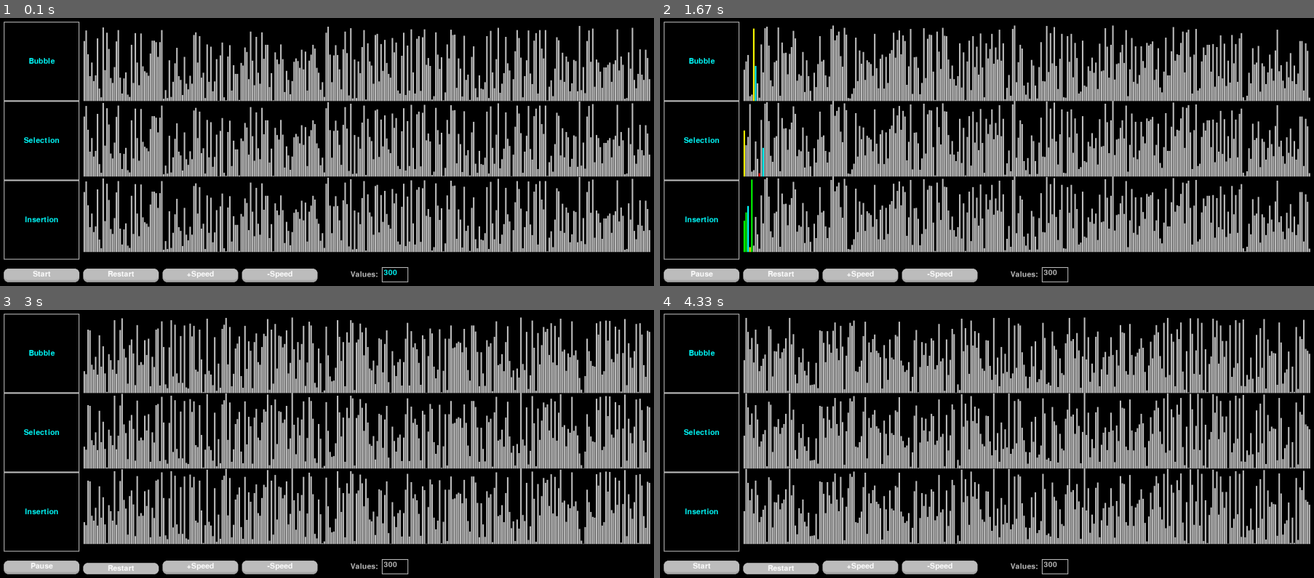
Above: before the commit, frames 1-4 (two rows, left to right).
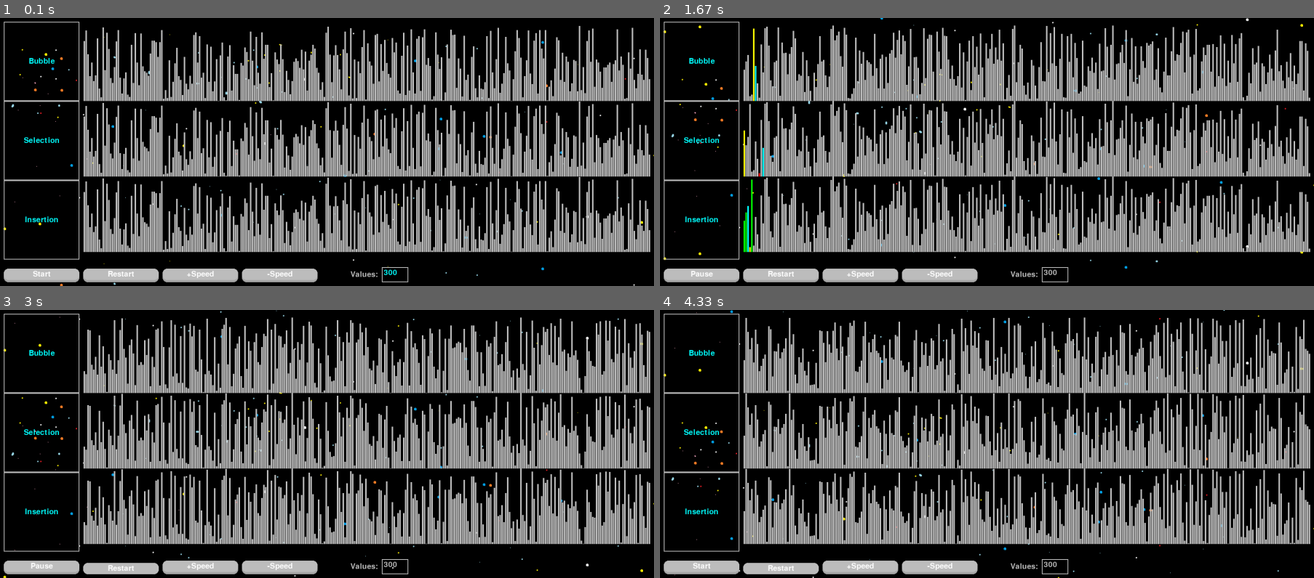
Above: after the commit, the same moments.

Repository: Moontok/Pygame_Practice
Game: pygame game, started from Visual_Sorting/sorting_main.py
Same seed, same stepped clock (60 frames per second), same inputs: the game is played once before the commit and once after it.
Inputs:
- Up to frame 1 (0.1 s): no input
- Up to frame 2 (1.67 s): click "Start" at 0.38 s; click "Restart" at 0.72 s; click "Restart" at 1.05 s; click "Start" at 1.38 s
- Up to frame 3 (3 s): click "+Speed" at 1.72 s; click "-Speed" at 2.05 s; click "Restart" at 2.93 s
- Up to frame 4 (4.33 s): click "Restart" at 3.27 s; click "Start" at 3.6 s; click "Restart" at 3.93 s; click "Restart" at 4.27 s

The runs differ from the first frame. In frame 1, 0.3% of the frame differs, in the area x 0-100%, y 5-100%; in frame 2, 0.3%; in frame 3, 0.3%, in the area x 0-100%, y 0-100%; in frame 4, 0.3%.

Commit message:
Fixing background calculator.

Diff:
--- a/Calculators/background_scroller.py
+++ /dev/null
@@ -1,49 +0,0 @@
-import pygame as pg
-import math
-
-
-class Background:
-    """Class that creates a seamless background scrolling effect."""
-
-    def __init__(self, image, dir_x, dir_y, settings):
-        self.settings = settings
-        self.dir_x = dir_x
-        self.dir_y = dir_y
-        self.background = pg.image.load(image)
-        self.tile_rect = self.background.get_rect()
-        self.bg_tiles = []
-        self.generate_background_tiles()
-
-    def draw(self, screen):
-        """ Draw the background to the screen. """
-
-        for tile in self.bg_tiles:
-            if self.dir_x > 0 and tile[0] > self.settings.screen_width:
-                tile[0] = -self.tile_rect.width
-            elif self.dir_x < 0 and tile[0] < -self.tile_rect.width:
-                tile[0] = self.settings.screen_width
-            else:
-                tile[0] += self.dir_x
-
-            if self.dir_y > 0 and tile[1] > self.settings.screen_height:
-                tile[1] = -self.tile_rect.height
-            elif self.dir_y < 0 and tile[1] < -self.tile_rect.height:
-                tile[1] = self.settings.screen_height
-            else:
-                tile[1] += self.dir_y
-
-            screen.blit(self.background, tile)
-
-    def generate_background_tiles(self):
-        """Generate background tiles to cover entire screen area."""
-
-        self.bg_tiles.clear()
-        self.number_of_tiles_y = math.ceil(self.settings.screen_height / self.tile_rect.height) + 1
-        self.number_of_tiles_x = math.ceil(self.settings.screen_width / self.tile_rect.width) + 1
-
-        for row_i in range(self.number_of_tiles_y):
-            for column_i in range(self.number_of_tiles_x):
-                tile = self.tile_rect[:]
-                tile[0] = column_i * tile[2]
-                tile[1] = row_i * tile[3]
-                self.bg_tiles.append(tile)
--- a/Calculators/calculator.py
+++ b/Calculators/calculator.py
@@ -4,14 +4,16 @@
 from button import Button
 from input_box import InputBox
 from label import Label
-from background_scroller import Background
 
 
 def main():
     pg.init()
-    pg.display.set_caption("Calculator")
+    pg.display.set_caption("Base Calculator")
 
-    screen = pg.display.set_mode((400, 160))
+    screen_width = 400
+    screen_height = 160
+
+    screen = pg.display.set_mode((screen_width, screen_height))
     clock = pg.time.Clock()
 
     app_running = True
@@ -29,7 +31,8 @@
         130, 10, 260, 40,
         pg.Color("grey"),
         pg.Color("cyan"),
-        gui_font
+        gui_font,
+        acceptable_chars="box"
     )
 
     output_label = Label(
@@ -51,26 +54,16 @@
     )
 
     # Images
-    bg_image = "images/background.png"
-    background = Background(bg_image, 5)
+    bg_image = pg.image.load("images/background.png")
 
     while app_running:
         for event in pg.event.get():
             if event.type == pg.QUIT:
                 app_running = False
-            if event.type == pg.MOUSEBUTTONDOWN:
-                input_box.check_if_clicked()
-            if event.type == pg.KEYDOWN and input_box.input_active:
-                if event.key == pg.K_BACKSPACE:
-                    input_box.delete_char()
-                elif event.key == pg.K_RETURN or event.key == pg.K_KP_ENTER:
-                    input_box.input_active = False
-                    calculate(input_box, output_label)
-                else:
-                    input_box.add_char(event.unicode)
+            input_box.process_event(event)
 
         screen.fill(pg.Color("black"))
-        background.draw(screen)
+        screen.blit(bg_image, (0, 0))
         input_label.draw(screen)
         input_box.draw(screen)
         calculate_button.draw(screen)
--- /dev/null
+++ b/Calculators/converter.py
@@ -0,0 +1,149 @@
+import pygame as pg
+import sys
+
+from input_box import InputBox
+from label import Label
+
+
+def main():
+    pg.init()
+    pg.display.set_caption("Base Converter")
+
+    screen_width = 440
+    screen_height = 210
+
+    screen = pg.display.set_mode((screen_width, screen_height))
+    clock = pg.time.Clock()
+
+    app_running = True
+    gui_font = pg.font.SysFont("Console", 30)
+    input_boxes = {}
+
+    input_label_2 = Label(
+        10, 10, 160, 41,
+        pg.Color("grey"),
+        pg.Color("white"),
+        "Base 2:",
+        gui_font,
+        align="right"
+    )
+    input_box_2 = InputBox(
+        170, 10, 260, 40,
+        pg.Color("grey"),
+        pg.Color("cyan"),
+        gui_font,
+        action=lambda: convert(input_boxes, "binary")
+    )
+    input_boxes["binary"] = input_box_2
+
+    input_label_8 = Label(
+        10, 60, 160, 41,
+        pg.Color("grey"),
+        pg.Color("white"),
+        "Base 8:",
+        gui_font,
+        align="right"
+    )
+    input_box_8 = InputBox(
+        170, 60, 260, 40,
+        pg.Color("grey"),
+        pg.Color("cyan"),
+        gui_font,
+        action=lambda: convert(input_boxes, "octal")
+    )
+    input_boxes["octal"] = input_box_8
+
+    input_label_10 = Label(
+        10, 110, 160, 41,
+        pg.Color("grey"),
+        pg.Color("white"),
+        "Base 10:",
+        gui_font,
+        align="right"
+    )
+    input_box_10 = InputBox(
+        170, 110, 260, 40,
+        pg.Color("grey"),
+        pg.Color("cyan"),
+        gui_font,
+        action=lambda: convert(input_boxes, "decimal")
+    )
+    input_boxes["decimal"] = input_box_10
+
+    input_label_16 = Label(
+        10, 160, 160, 41,
+        pg.Color("grey"),
+        pg.Color("white"),
+        "Base 16:",
+        gui_font,
+        align="right"
+    )
+    input_box_16 = InputBox(
+        170, 160, 260, 40,
+        pg.Color("grey"),
+        pg.Color("cyan"),
+        gui_font,
+        action=lambda: convert(input_boxes, "hexidecimal")
+    )
+    input_boxes["hexidecimal"] = input_box_16
+
+    while app_running:
+        for event in pg.event.get():
+            if event.type == pg.QUIT:
+                app_running = False
+            input_box_2.process_event(event)
+            input_box_8.process_event(event)
+            input_box_10.process_event(event)
+            input_box_16.process_event(event)
+
+        screen.fill(pg.Color("black"))
+        input_label_2.draw(screen)
+        input_box_2.draw(screen)
+        input_label_8.draw(screen)
+        input_box_8.draw(screen)
+        input_label_10.draw(screen)
+        input_box_10.draw(screen)
+        input_label_16.draw(screen)
+        input_box_16.draw(screen)
+
+        pg.display.update()
+        clock.tick(60)
+
+    pg.quit()
+    sys.exit()
+
+
+def convert(input_boxes, system):
+    """ Updates value in input box to all other input boxes in correct base system. """
+
+    try:
+        value = input_boxes[system].text
+
+        # Convert value into decimal based on input base system
+        if system == "binary":
+            value = int(value, 2)
+        elif system == "octal":
+            value = int(value, 8)
+        elif system == "decimal":
+            value = int(value)
+        elif system == "hexidecimal":
+            value = int(value, 16)
+
+        # Updates all other input box values to reflect current value
+        for key in input_boxes:
+            if key == "binary":
+                input_boxes[key].text = bin(value)[2:]
+            elif key == "octal":
+                input_boxes[key].text = oct(value)[2:]
+            elif key == "decimal":
+                input_boxes[key].text = str(value)
+            elif key == "hexidecimal":
+                input_boxes[key].text = hex(value)[2:]
+
+    except ValueError:
+        for input_box in input_boxes.values():
+            input_box.text = "INVALID"
+
+
+if __name__ == "__main__":
+    main()
--- a/Calculators/input_box.py
+++ b/Calculators/input_box.py
@@ -13,7 +13,9 @@
         color,
         font_color,
         font,
-        char_limit=14
+        char_limit=14,
+        action=None,
+        acceptable_chars = ""
     ):
         self.rect = pg.Rect(position_x, position_y, width, height)
         self.color = color
@@ -26,6 +28,8 @@
         self.text_rect = pg.Rect(position_x, position_y, width, height)
         self.input_active = False
         self.char_limit = char_limit
+        self.action = action
+        self.acceptable_chars = acceptable_chars
 
     def draw(self, screen):
         """ Draw the input box. """
@@ -53,8 +57,7 @@
         Does not accept alpha characters.
         """
 
-        acceptable_chars = "box"
-        if (not char.isalpha() or char in acceptable_chars) and len(self.text) < self.char_limit:
+        if (not char.isalpha() or char in self.acceptable_chars) and len(self.text) < self.char_limit:
             self.text += char
 
     def process_event(self, event):
@@ -76,7 +79,8 @@
             if event.key == pg.K_BACKSPACE:
                 self.delete_char()
             elif event.key == pg.K_RETURN or event.key == pg.K_KP_ENTER:
-                self.input_active = False
-                self.update_number_of_values()
+                # self.input_active = False
+                if self.action != None:
+                    self.action()
             else:
                 self.add_char(event.unicode)
--- a/Local_Network_Game/network.py
+++ b/Local_Network_Game/network.py
@@ -5,7 +5,7 @@
 class Network:
     def __init__(self):
         self.client = socket.socket(socket.AF_INET, socket.SOCK_STREAM)
-        self.server = "192.168.1.239"
+        self.server = "10.56.64.165"
         self.port = 5555
         self.address = (self.server, self.port)
         self.pos = self.connect()
--- a/Local_Network_Game/server.py
+++ b/Local_Network_Game/server.py
@@ -3,7 +3,7 @@
 import sys
 
 def main():
-    server = "192.168.1.239"
+    server = "10.56.64.165"
     port = 5555
 
     sock = socket.socket(socket.AF_INET, socket.SOCK_STREAM)
--- a/Visual_Sorting/sorting_main.py
+++ b/Visual_Sorting/sorting_main.py
@@ -15,7 +15,7 @@
     sorter = Sorter(settings)
     screen = pg.display.set_mode((settings.screen_width, settings.screen_height))
     clock = pg.time.Clock()
-    # bg = Background("images/space_bg.png", -1, -1, settings)
+    bg = Background("images/space_bg.png", 0, 1, settings)
     # bg = Background("images/background.png", 1, 1, settings)
     # bg = Background("images/test_bg.png", 1, -1, settings)
 
@@ -30,7 +30,7 @@
             gui.gui_elements[8].process_event(event)
 
         screen.fill(pg.Color("black"))
-        # bg.draw(screen)
+        bg.draw(screen)
         # print(clock.get_fps())
 
         for gui_element in gui.gui_elements:
